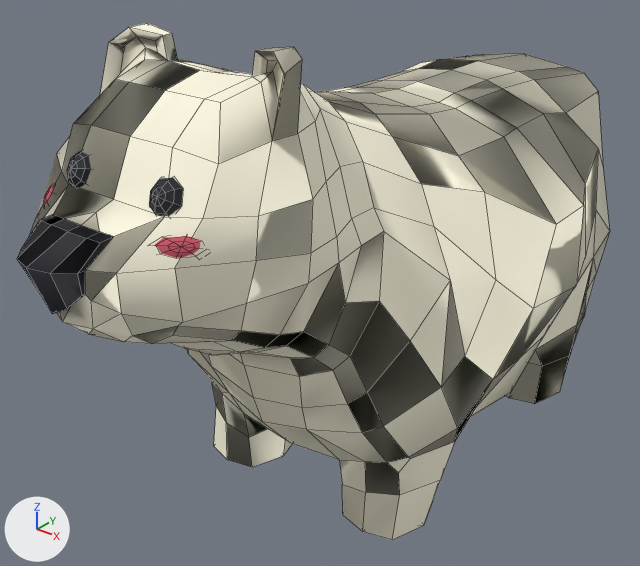
A saved change to the FBX model Patte d'Ours/Assets/Ours/Marche.fbx.
The view is the same before and after, from a 50 mm lens placed at (0.0376, -0.0397, 0.0513), pointed at (-0.0026, 0.0106, 0.0201). Lighting does not change. The marker at lower left points along +X, +Y and +Z. Mesh edges are drawn as thin lines. Where no turn or scale is listed for an object, it has been applied to the vertices.

The scene before the commit, as lines of its bpy script (objects in view):
```python
me_mesh = bpy.data.meshes.new('Mesh')
me_mesh.from_pydata(...)  # 556 vertices, 582 faces; spans x -0.0153..0.0125, y -0.0167..0.0454, z 0.0044..0.0418
# faces by material slot: [48, 68, 466]
me_mesh.materials.append(mat_bear_cheeks)  # red #c24d60
me_mesh.materials.append(mat_bear_eyes_n_nose)  # black #171823
me_mesh.materials.append(mat_bear_fur)  # white #fffae3
ob_mas_bearu_sk = bpy.data.objects.new('MAS_Bearu_SK', me_mesh)
ob_mas_bearu_sk.location = (0.00118, 0.0, 0.0)
```
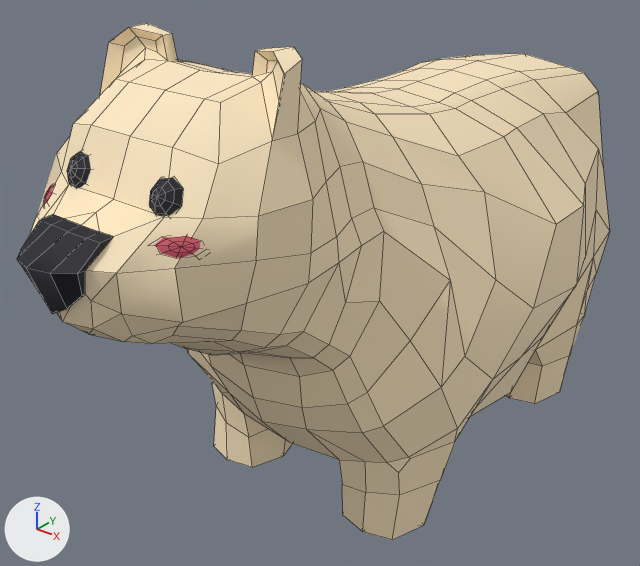
Pixel boxes (x1, y1, x2, y2) of what changed, in the pictures (640 x 566 px):
'MAS_Bearu_SK', recoloured, shading changed (white to beige): (17, 23, 610, 540) in both
part 1 of me_mesh, shading changed: (17, 151, 200, 314) in both
part 2 of me_mesh, recoloured (white to beige): (29, 23, 610, 540) in both

The change, as a list of edits to the scene's bpy script:
```text
Add mat_blinn1:
    mat_blinn1 = principled_material('blinn1')
    mat_blinn1.base_color = (1.0, 0.82, 0.549)  # beige #ffeac4
    mat_blinn1.roughness = 0.749
Change me_mesh:
    where me_mesh.from_pydata(...)  # 556 vertices, 582 faces; spans x -0.0153..0.0125, y -0.0167..0.0454, z 0.0044..0.0418
    used by ob_mas_bearu_sk; location = (0.00118, 0.0, 0.0)
    me_mesh part 1: edges marked sharp go from 1089 to 1045
    me_mesh part 2: all 466 faces that had it switch from mat_bear_fur (white #fffae3) to mat_blinn1 (beige #ffeac4)
```
